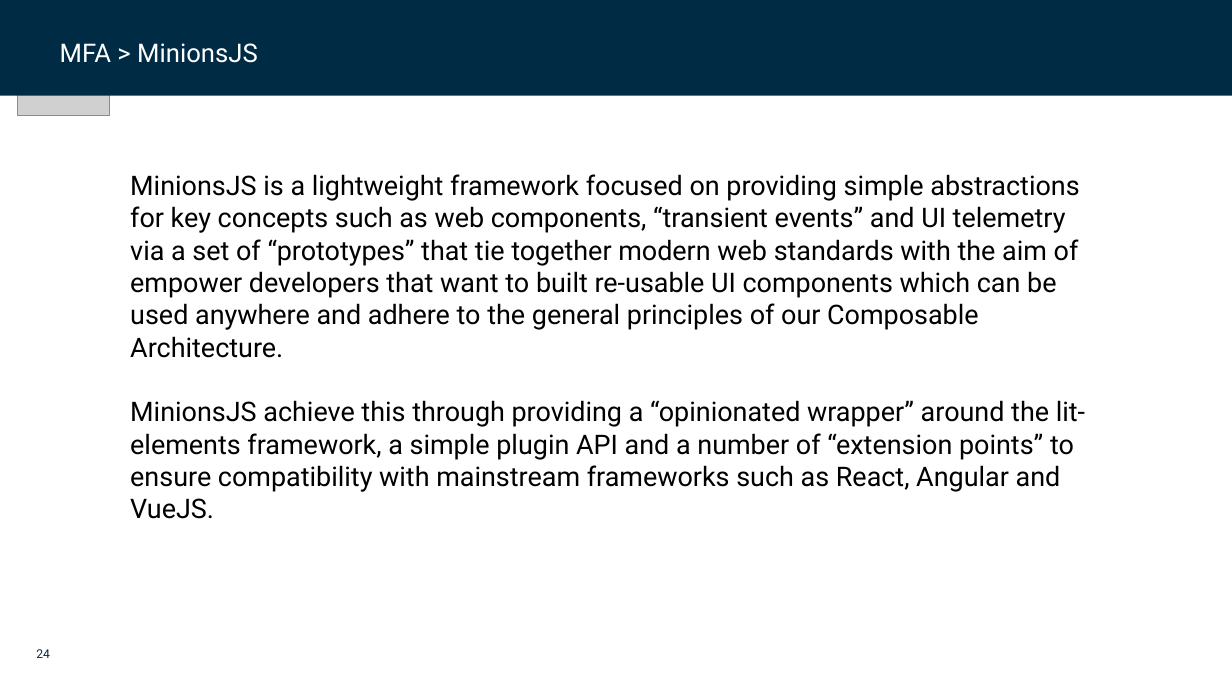
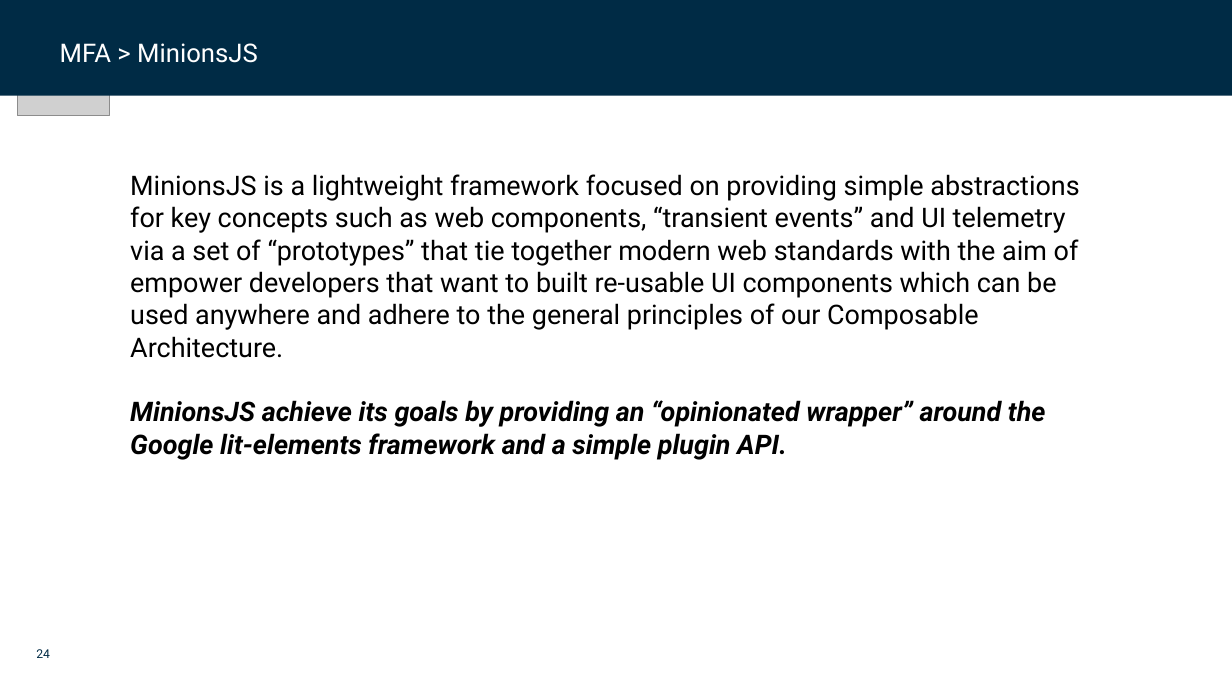
Before and after one commit to dfds/dojo, a slide deck: slide 24 of workshops/micro-frontend-architecture-deep-dive/micro_frontend_architecture_deep_dive.pptx. Drawn at 1232x693 pixels with LibreOffice and Linux fonts; fonts in the diff are those of the drawing; grey boxes stand for pictures; background and template pictures are left out. Boxes give left, top, right and bottom in pixels: in the first picture for what was removed or moved away, otherwise in the second. Text is boxed around its words. In the diff, an @@ line names an element or a change of style, - is before the commit and + after.

```diff
--- a/workshops/micro-frontend-architecture-deep-dive/micro_frontend_architecture_deep_dive.pptx
+++ b/workshops/micro-frontend-architecture-deep-dive/micro_frontend_architecture_deep_dive.pptx
@@ text at [130, 400, 1046, 460]: text changed; bold on; italic on @@
-MinionsJS achieve this through providing a “opinionated wrapper” around the lit-elements framework, a simple plugin API and a number of “extension points” to ensure compatibility with mainstream frameworks such as React, Angular and VueJS.
+MinionsJS achieve its goals by providing an “opinionated wrapper” around the Google lit-elements framework and a simple plugin API.
```
Also in this commit, not shown: 3 other slides changed.
